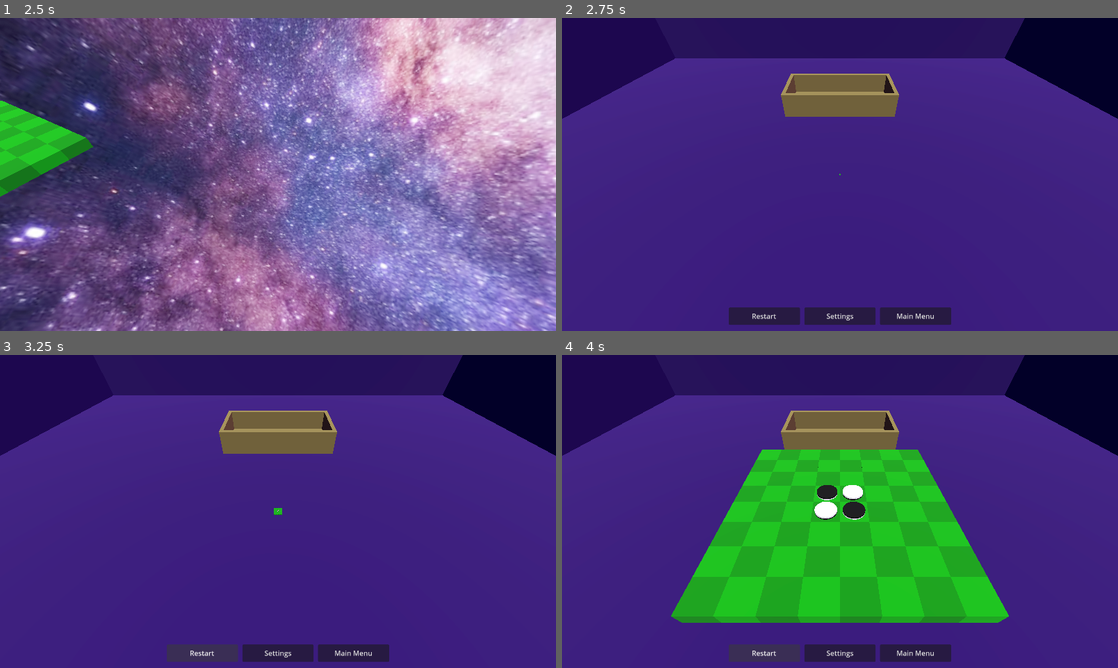
Above: before the commit, frames 1-4 (two rows, left to right).
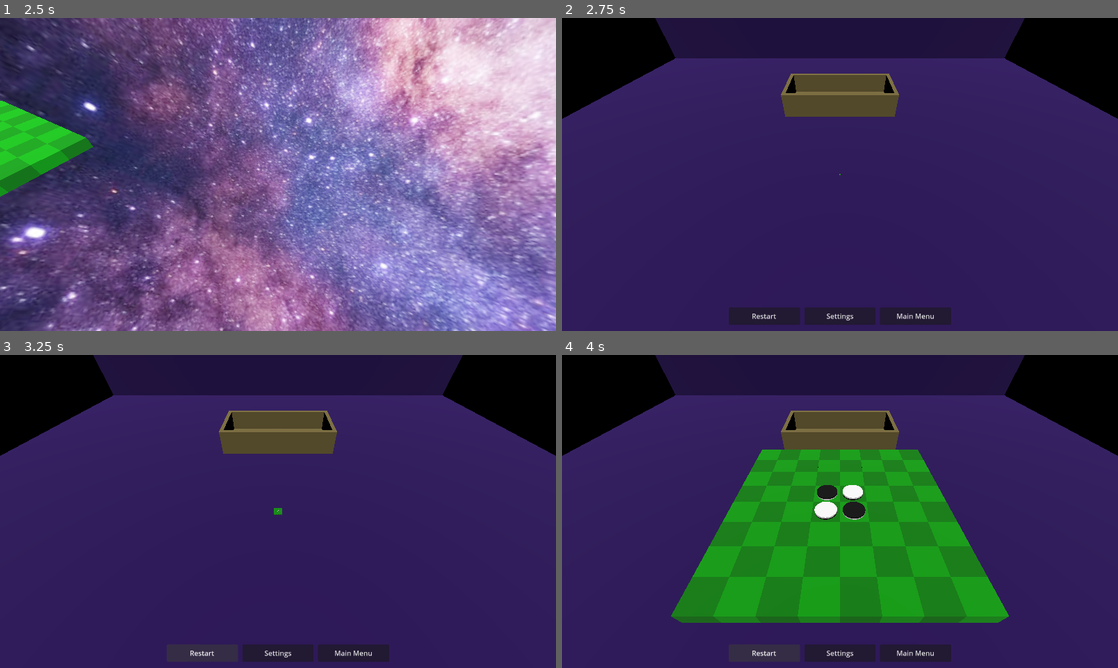
Above: after the commit, the same moments.

Repository: phrasmotica/othello
Game: Godot game, scene res://scenes/3d/main_menu_3d.tscn
Same seed, same stepped clock (60 frames per second), same inputs: the game is played once before the commit and once after it.
Inputs (mouse positions are in pixels of both pictures, inside the frame that each line leads up to):
- Up to frame 1 (2.5 s): move the mouse to (400, 158) at 0.52 s; hold C (peek_counter_box) 0.53-1.25 s; click (400, 158) at 0.67 s; click "Start Game" at 1.25 s; drag from (166, 190) to (250, 237) at 2.02 s
- Up to frame 2 (2.75 s): no input
- Up to frame 3 (3.25 s): click "Restart" at 2.75 s
- Up to frame 4 (4 s): click "Restart" at 3.5 s

Frame 1 is identical in both runs. In frame 2, 98% of the frame differs, in the area x 0-100%, y 0-100%; in frame 3, 98%; in frame 4, 97%.

Commit message:
Toggle the appropriate 3D game elements when changing the environment option from the settings menu

Diff:
--- /dev/null
+++ b/resources/environment_space_galaxy.tres
@@ -0,0 +1,16 @@
+[gd_resource type="Environment" load_steps=4 format=3 uid="uid://ba8xk8g8d38ml"]
+
+[ext_resource type="Texture2D" uid="uid://bvpqyied3mgmi" path="res://assets/images/galaxy-1.jpg" id="1_rwbi5"]
+
+[sub_resource type="PanoramaSkyMaterial" id="PanoramaSkyMaterial_ewufg"]
+panorama = ExtResource("1_rwbi5")
+
+[sub_resource type="Sky" id="Sky_g1fc0"]
+sky_material = SubResource("PanoramaSkyMaterial_ewufg")
+
+[resource]
+background_mode = 2
+sky = SubResource("Sky_g1fc0")
+sky_rotation = Vector3(2.0944, 0, 0)
+tonemap_mode = 2
+glow_enabled = true
--- a/scenes/3d/game_3d.tscn
+++ b/scenes/3d/game_3d.tscn
@@ -13,6 +13,7 @@
 [ext_resource type="Script" path="res://scripts/3d/camera_rig_to_box_animation.gd" id="5_uolml"]
 [ext_resource type="PackedScene" uid="uid://most7j8bx8hc" path="res://scenes/game_buttons.tscn" id="6_50uei"]
 [ext_resource type="Script" path="res://scripts/3d/input_handler.gd" id="7_vq6r7"]
+[ext_resource type="Script" path="res://scripts/3d/environment_manager.gd" id="8_3kus1"]
 [ext_resource type="PackedScene" uid="uid://duyv0dq1ikr5y" path="res://scenes/3d/debug_ui.tscn" id="10_mrax3"]
 [ext_resource type="PackedScene" uid="uid://de5xco2vjeejf" path="res://scenes/3d/purple_room.tscn" id="13_yr2oc"]
 [ext_resource type="PackedScene" uid="uid://vitji75rxe4c" path="res://scenes/3d/counter_box.tscn" id="14_upf2v"]
@@ -73,6 +74,22 @@
 "values": [Vector3(0.785398, 0, 0), Vector3(0.959931, 0, 0)]
 }
 
+[sub_resource type="Animation" id="Animation_eiwnh"]
+resource_name = "show_settings_menu"
+length = 0.3
+tracks/0/type = "value"
+tracks/0/imported = false
+tracks/0/enabled = true
+tracks/0/path = NodePath("Camera3D/SettingsMenuRig:rotation")
+tracks/0/interp = 1
+tracks/0/loop_wrap = true
+tracks/0/keys = {
+"times": PackedFloat32Array(0, 0.3),
+"transitions": PackedFloat32Array(1, 1),
+"update": 0,
+"values": [Vector3(-1.5708, 0, 0), Vector3(0, 0, 0)]
+}
+
 [sub_resource type="Animation" id="Animation_s5702"]
 resource_name = "to_box"
 length = 0.2
@@ -101,22 +118,6 @@
 "values": [Vector3(0.785398, 0, 0), Vector3(0, 0, 0)]
 }
 
-[sub_resource type="Animation" id="Animation_eiwnh"]
-resource_name = "show_settings_menu"
-length = 0.3
-tracks/0/type = "value"
-tracks/0/imported = false
-tracks/0/enabled = true
-tracks/0/path = NodePath("Camera3D/SettingsMenuRig:rotation")
-tracks/0/interp = 1
-tracks/0/loop_wrap = true
-tracks/0/keys = {
-"times": PackedFloat32Array(0, 0.3),
-"transitions": PackedFloat32Array(1, 1),
-"update": 0,
-"values": [Vector3(-1.5708, 0, 0), Vector3(0, 0, 0)]
-}
-
 [sub_resource type="AnimationLibrary" id="AnimationLibrary_pmppe"]
 _data = {
 "RESET": SubResource("Animation_p6wt0"),
@@ -129,6 +130,7 @@
 script = ExtResource("1_b1isx")
 
 [node name="WorldEnvironment" parent="." instance=ExtResource("2_myd6w")]
+environment = null
 
 [node name="DirectionalLight3D" type="DirectionalLight3D" parent="."]
 transform = Transform3D(1, 0, 0, 0, 0.382683, 0.92388, 0, -0.92388, 0.382683, 0, 20, 4)
@@ -163,6 +165,12 @@
 counter_box = NodePath("../CounterBox")
 settings_menu = NodePath("../Board3D/CameraRig/Camera3D/SettingsMenuRig/SettingsMenu3D")
 camera_rig_animation = NodePath("../Board3D/CameraRig/CameraRigAnimation")
+
+[node name="EnvironmentManager" type="Node" parent="." node_paths=PackedStringArray("purple_room", "world_environment")]
+script = ExtResource("8_3kus1")
+selected_index = 0
+purple_room = NodePath("../PurpleRoom")
+world_environment = NodePath("../WorldEnvironment")
 
 [node name="OthelloGameLogic3D" parent="." node_paths=PackedStringArray("board_3d") instance=ExtResource("2_wfqod")]
 board_3d = NodePath("../Board3D")
@@ -191,12 +199,13 @@
 transform = Transform3D(1, 0, 0, 0, -4.37114e-08, 1, 0, -1, -4.37114e-08, 0, 8, 0)
 
 [node name="SettingsMenuRig" type="Node3D" parent="Board3D/CameraRig/Camera3D"]
-transform = Transform3D(1, 0, 0, 0, -4.37114e-08, 1, 0, -1, -4.37114e-08, 0, 0, 0)
-
-[node name="SettingsMenu3D" parent="Board3D/CameraRig/Camera3D/SettingsMenuRig" node_paths=PackedStringArray("board", "animator") instance=ExtResource("15_dietl")]
+transform = Transform3D(1, 0, 0, 0, -3.61999e-06, 1, 0, -1, -3.61999e-06, 0, 0, 0)
+
+[node name="SettingsMenu3D" parent="Board3D/CameraRig/Camera3D/SettingsMenuRig" node_paths=PackedStringArray("board", "animator", "environment_manager") instance=ExtResource("15_dietl")]
 transform = Transform3D(1, 0, 0, 0, 0.996195, 0.0871557, 0, -0.0871557, 0.996195, 0, 3.57628e-07, -5)
 board = NodePath("../../../..")
 animator = NodePath("../../../CameraRigAnimation")
+environment_manager = NodePath("../../../../../EnvironmentManager")
 
 [node name="UICanvas" type="CanvasLayer" parent="Board3D/CameraRig/Camera3D"]
 
--- /dev/null
+++ b/scripts/3d/environment_manager.gd
@@ -0,0 +1,36 @@
+@tool
+class_name EnvironmentManager extends Node
+
+@export
+var selected_index := -1:
+	set(value):
+		var new_index := clampi(value, 0, 1)
+
+		selected_index = new_index
+
+		handle_index_changed(selected_index)
+
+@export
+var purple_room: Node3D
+
+@export
+var world_environment: WorldEnvironment
+
+@onready
+var space_galaxy_environment: Environment = load("res://resources/environment_space_galaxy.tres")
+
+# HIGH: make all of this more generalisable. Create a resource class for a given
+# environment setting, containing an environment resource, lists of nodes to
+# show/hide, etc.
+
+func handle_index_changed(index: int) -> void:
+	if not purple_room or not world_environment:
+		return
+
+	if index == 0:
+		purple_room.show()
+		world_environment.environment = null
+
+	if index == 1:
+		purple_room.hide()
+		world_environment.environment = space_galaxy_environment
--- a/scripts/3d/settings_menu_3d.gd
+++ b/scripts/3d/settings_menu_3d.gd
@@ -5,6 +5,9 @@
 
 @export
 var animator: AnimationPlayer
+
+@export
+var environment_manager: EnvironmentManager
 
 @onready
 var settings_menu_ui: SettingsMenuUI = %SettingsMenuUI
@@ -17,6 +20,12 @@
 			settings_menu_ui.preview_flips_check_box_toggled,
 			_handle_preview_flips_toggled
 		)
+
+		if environment_manager:
+			SignalHelper.persist(
+				settings_menu_ui.environment_cycler_selected_index_changed,
+				environment_manager.handle_index_changed
+			)
 
 		SignalHelper.persist(
 			settings_menu_ui.close_button_pressed,
Not shown: 1 places in scenes/3d/game_3d.tscn that only renumber resources
